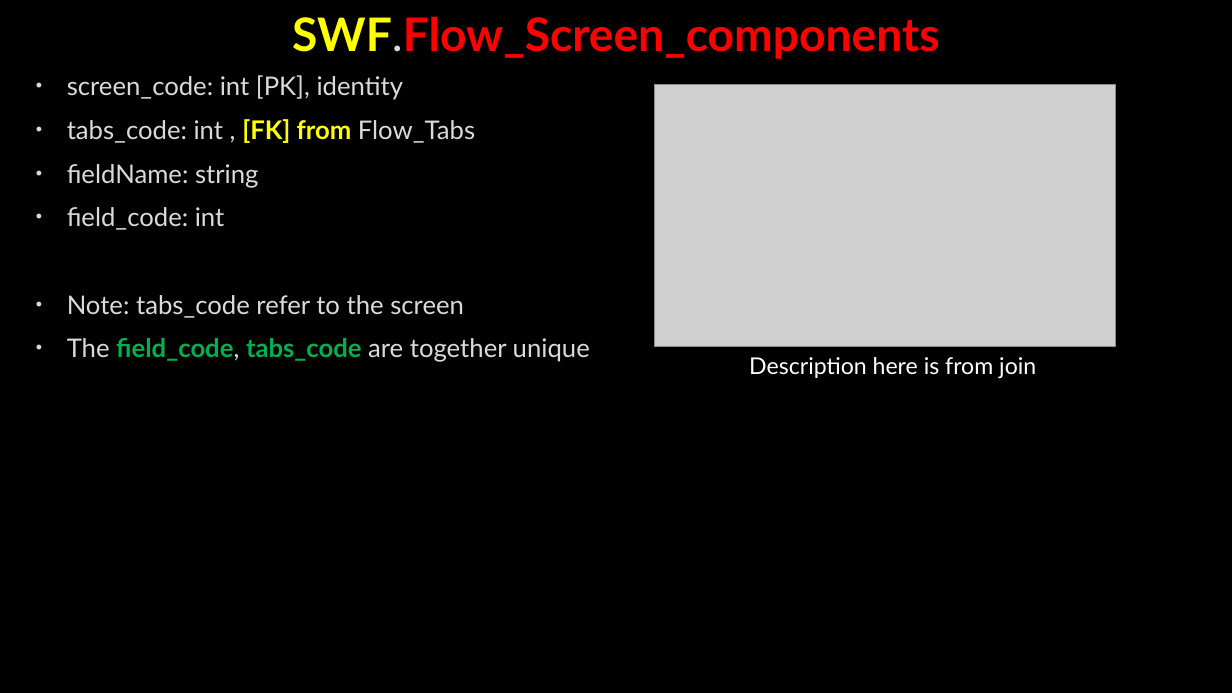
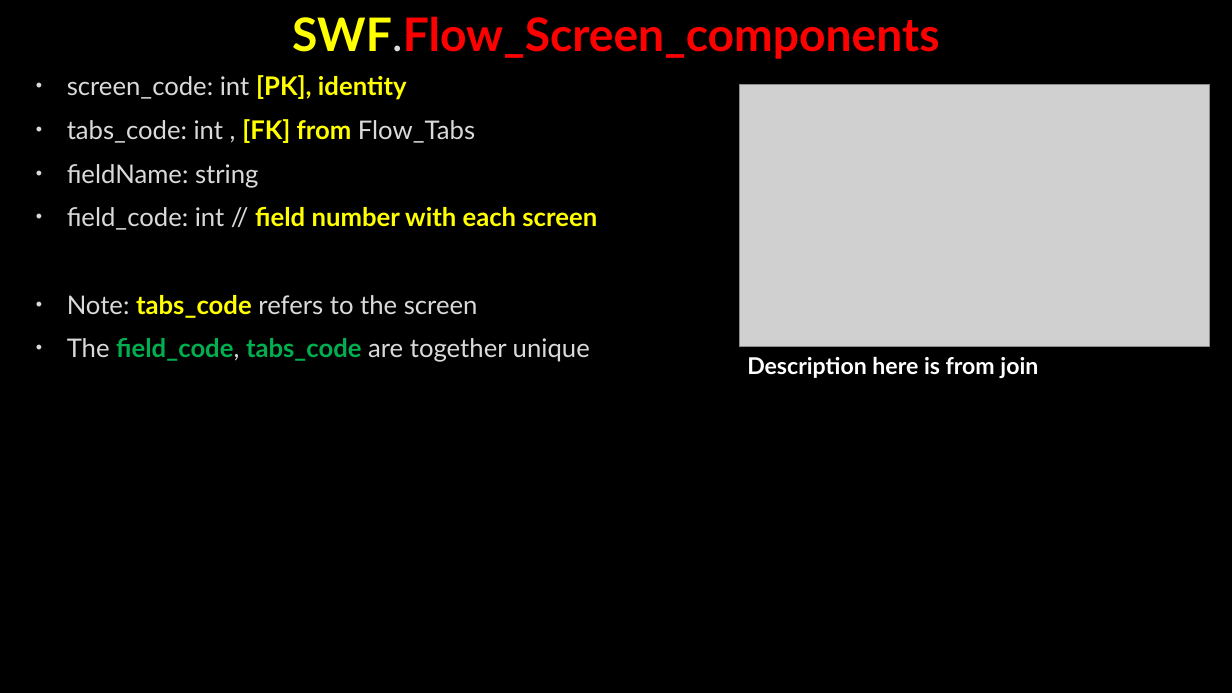
Before and after one commit to AhmedMohamedSamir1/Summary, a slide deck: slide 63 of Dot Net/Business.pptx (slide 57 before the commit). Drawn at 1232x693 pixels with LibreOffice and Linux fonts; fonts in the diff are those of the drawing; grey boxes stand for pictures; background and template pictures are left out. Boxes give left, top, right and bottom in pixels: in the first picture for what was removed or moved away, otherwise in the second. Text is boxed around its words. In the diff, an @@ line names an element or a change of style, - is before the commit and + after.

```diff
--- a/Dot Net/Business.pptx
+++ b/Dot Net/Business.pptx
@@ text at (67,75,407,100): text colour #DADADA to #FFFF00, bold on in "[PK], identity" @@
@@ picture: place and size @@
-picture at (655,84,1116,347)
+picture at (739,84,1210,347)
@@ text at (67,207,597,318): text changed @@
-• field_code: int
-• Note: tabs_code refer to the screen
+• field_code: int // field number with each screen
+• Note: tabs_code refers to the screen
@@ text "Description here is from join" at (747,356,1038,378): bold on @@
```
Also in this commit, not shown: 15 other slides changed, 21 slides added, 4 slides removed, 4 other files.
